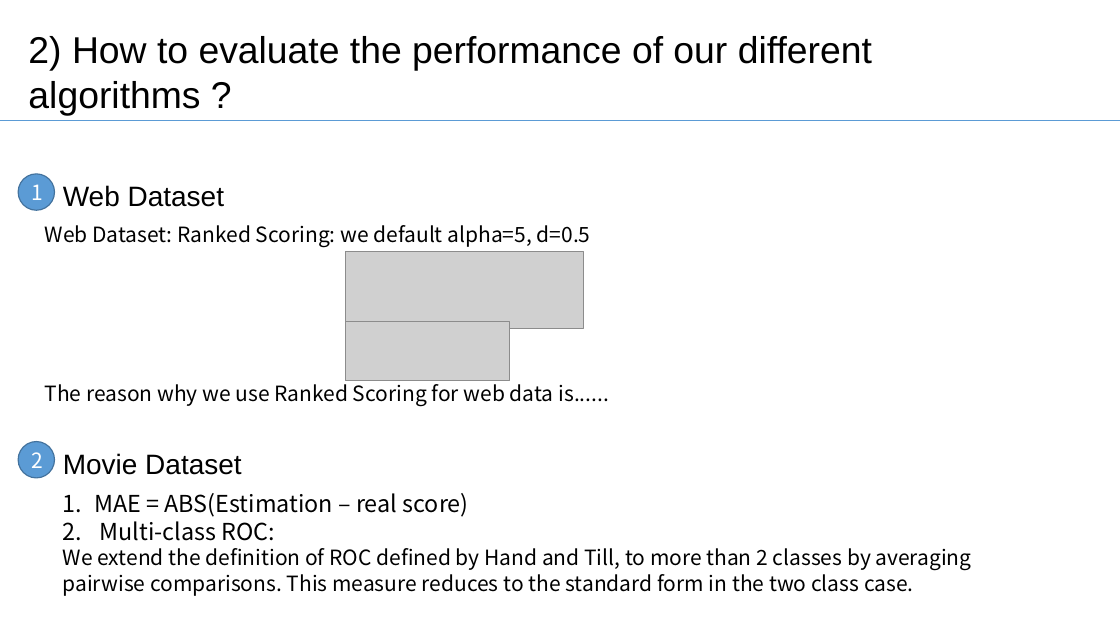
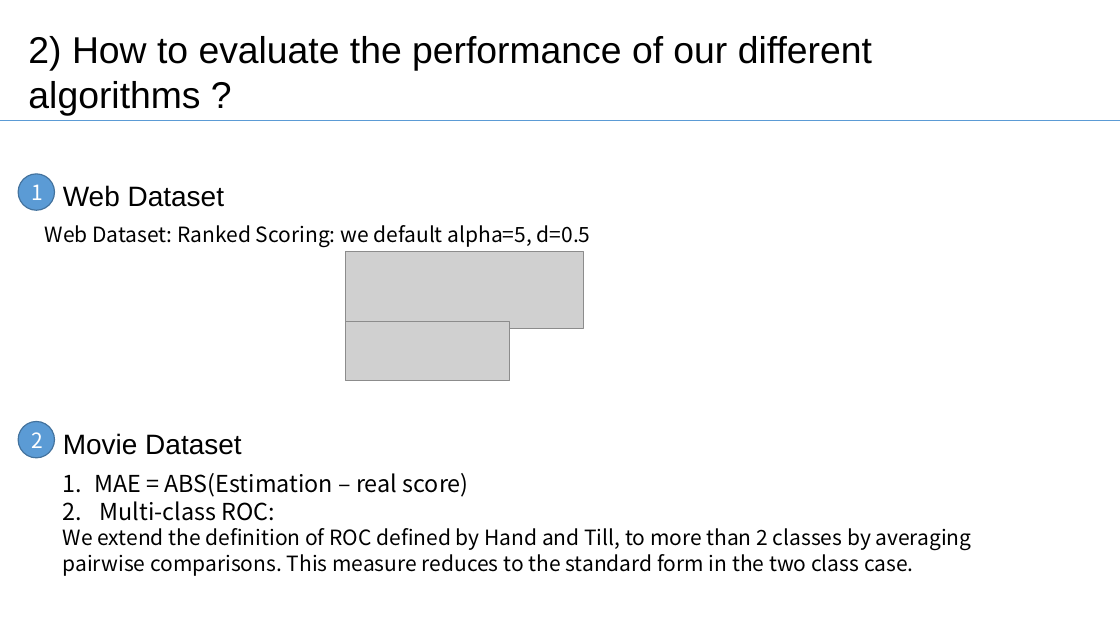
Before and after one commit to TZstatsADS/Fall2017-project4-grp4, a slide deck: slide 3 of presentation_project4.pptx. Drawn at 1120x630 pixels with LibreOffice and Linux fonts; fonts in the diff are those of the drawing; grey boxes stand for pictures. Boxes give left, top, right and bottom in pixels: in the first picture for what was removed or moved away, otherwise in the second. Text is boxed around its words. In the diff, an @@ line names an element or a change of style, - is before the commit and + after.

```diff
--- a/presentation_project4.pptx
+++ b/presentation_project4.pptx
@@ text removed at box(45, 380, 609, 406) @@
-The reason why we use Ranked Scoring for web data is......
@@ 2 texts, 1 ellipse: place and size @@
-2 texts, 1 ellipse at box(18, 442, 972, 596)
+2 texts, 1 ellipse at box(18, 422, 972, 576)
```
Also in this commit, not shown: 1 other slide changed.
